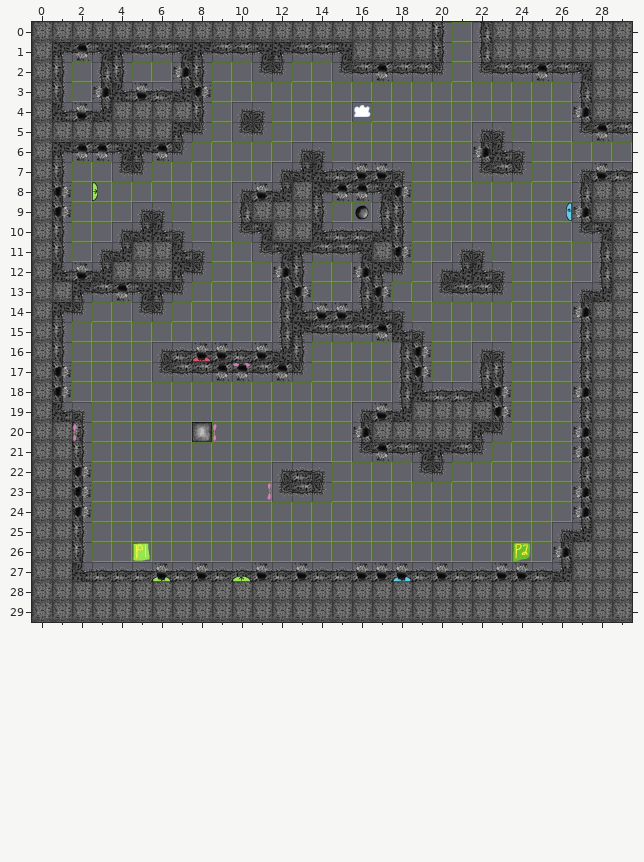
Two states of a Tiled map, Project/Maps/Tests/T1.tmx. That is the earlier state.
Cells are 64x64 px. Shown: x 0..29, y 0..29.
After the commit:
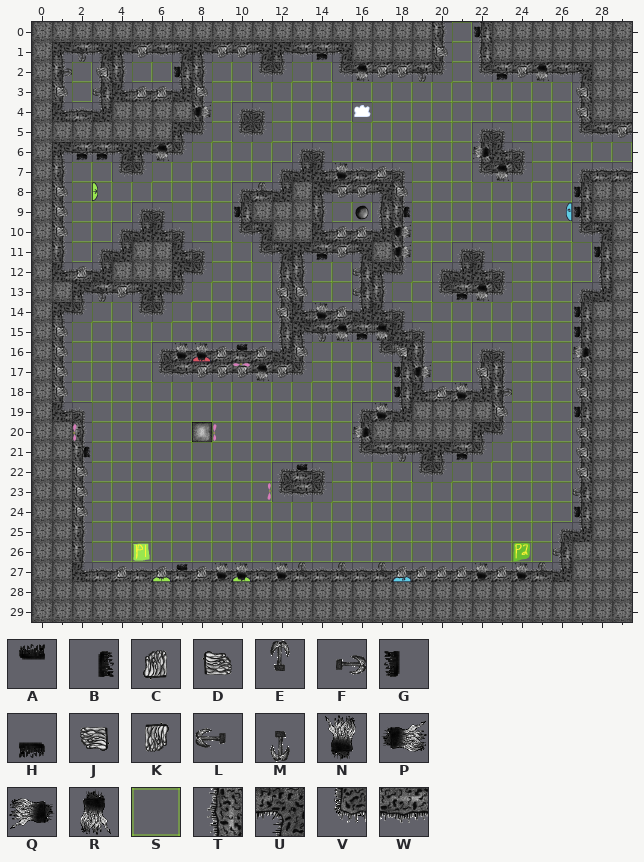
Key: from "Decorations": A 2, B 3, C 4, D 5, E 6, F 7, G 12, H 13, J 14, K 15, L 16, M 17; from "Ingredients": N 18, P 19, Q 28, R 29; from "Tiles": S 0, T 11, U 14, V 21, W 22.
_ is an empty cell, . an unchanged one.
See-through tiles are keyed as they look on the map.
The exact change:
--- layer "Tiles"
@@ x 17..18 @@
-15 W.
-16 ST
+15 U.
+16 VU
--- layer "Decorations"
@@ x 1..29 @@
- 0 ....................._.......
- 1 .R.._...__..._....._.........
- 2 _._...Q........_R__...__.....
- 3 _.Q.N_.P.................._..
- 4 .N....._..................Q..
- 5 ...........................R_
- 6 .RR..........................
- 7 .............._NN....._....N.
- 8 P.........N...RR.P........_..
- 9 P........_......._........Q..
-10 _.............__._...........
-11 .............__............_.
-12 .N.........Q...Q.............
-13 .._R......._P.._P...__.......
-14 ..........._..N...........Q..
-15 _............___.........._..
-16 _....._.N_N._...._P......._..
-17 P......_RR_R....._..._...._..
-18 P................_.__.P...Q..
-19 ......................P..._..
-20 ..........................Q..
-21 ._..............R_.._.....Q..
-22 .P.........._............._..
-23 .P........................Q..
-24 .P........................Q..
+ 0 .....................G.......
+ 1 .M..K...KK...H.....D.........
+ 2 F.J...G........RKKM...HK.....
+ 3 D.L.CC.D..................J..
+ 4 ._.....P..................J..
+ 5 ..........................._K
+ 6 .HH..........................
+ 7 ..............N_C.....R...._.
+ 8 D.........E...KK.D........G..
+ 9 D........G.......B........G..
+10 D.............CC.P...........
+11 .............HK............G.
+12 .C........._...L.............
+13 ..MK.......JD..L_...HR.......
+14 ...........J..C...........G..
+15 D............MRH..........G..
+16 D.....N.CAC.D....J_.......Q..
+17 D......KKKRK.....G...J....J..
+18 D................G.CN.F...J..
+19 ......................D...G..
+20 ..........................J..
+21 .B.............._M..H.....J..
+22 .D..........A.............J..
+23 .D........................L..
+24 .D........................G..
@@ x 4..26 @@
-26 ......................Q
-27 _.N_N__N_N._NNN_N__N._.
+26 ......................L
+27 C.CACNN_NE.E_ECCCCNC.E.
